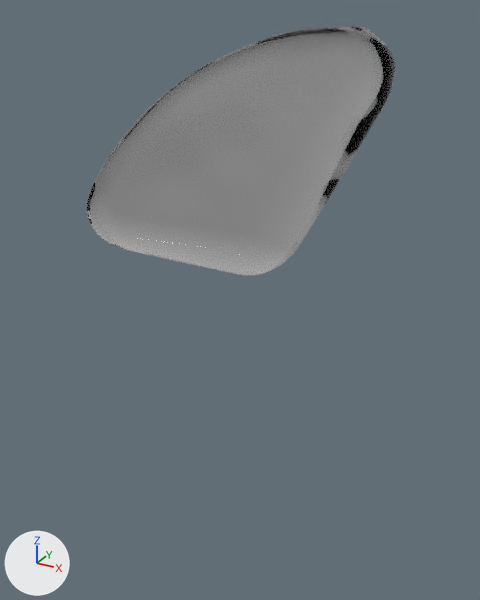
An edit to the glTF model models/var.glb, drawn before and after from the same camera.
Rendered twice from a 50 mm lens placed at (4.93, -8.23, 1.92), pointed at (0.27, 0.24, -2.32). The lights are fixed; the arrows at lower left show +X, +Y and +Z. Where no turn or scale is listed for an object, it has been applied to the vertices.

Objects in the first picture: '2'.
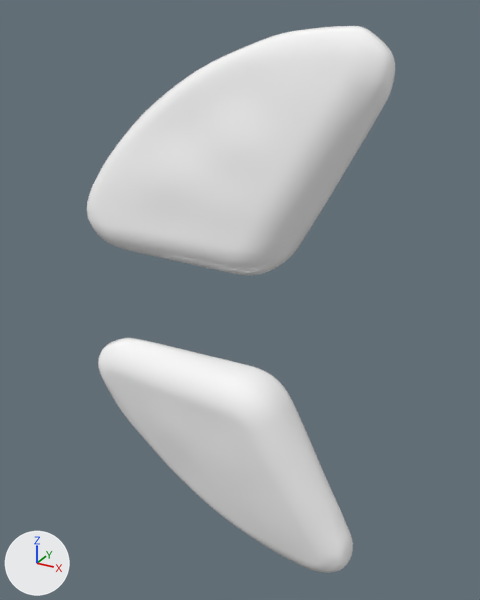
What the commit changed:
In material 'svgBlinn2SG' (mat_svgblinn2sg), transmission_weight is no longer 1.0.
Mesh me_2_001 is new.
It has 15058 vertices, 30112 faces and spans x -2.45..2.49, y -0.59..0.52, z -1.69..1.74.
It uses material mat_svgblinn2sg (white #ffffff).
Object '2.001' (ob_2_001) is new; it shows me_2_001.
Its location is (0.01, 0.01, -5.13).

Boxes [x1, y1, x2, y2] around the edits, measured in the pictures (480 x 600 px):
'2', surface changed: [87, 26, 395, 275] in both
'2.001', added: after [98, 338, 353, 573]
